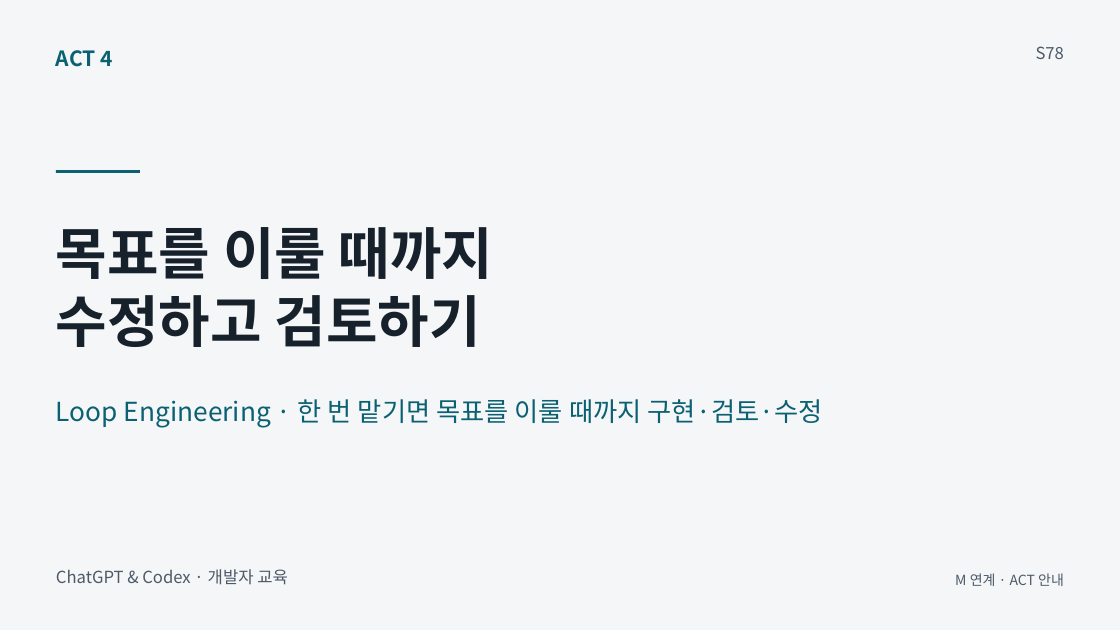
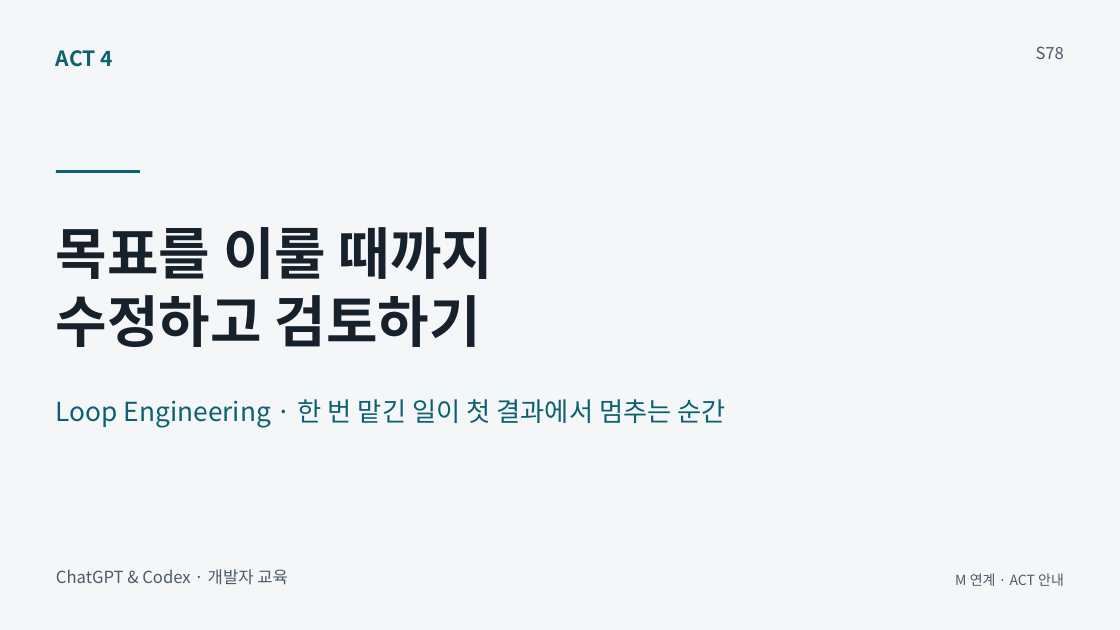
Before and after one commit to GideokKim/ai-dev-training, a slide deck: slide 1 of production/ACT_4.pptx. Drawn at 1120x630 pixels with LibreOffice and Linux fonts; fonts in the diff are those of the drawing. Boxes give left, top, right and bottom in pixels: in the first picture for what was removed or moved away, otherwise in the second. Text is boxed around its words. In the diff, an @@ line names an element or a change of style, - is before the commit and + after.

Commit message:
feat(slides): show why a review loop is needed
Show the developer relaying a finding before connecting it directly to
the next revision. Keep the goal and finding fixed across both slides
so the audience can see which handoff changes.

```diff
--- a/production/ACT_4.pptx
+++ b/production/ACT_4.pptx
@@ text at [56,399,726,428]: text changed @@
-Loop Engineering · 한 번 맡기면 목표를 이룰 때까지 구현·검토·수정
+Loop Engineering · 한 번 맡긴 일이 첫 결과에서 멈추는 순간
```
Also in this commit, not shown: 2 other slides changed, 43 other files.
